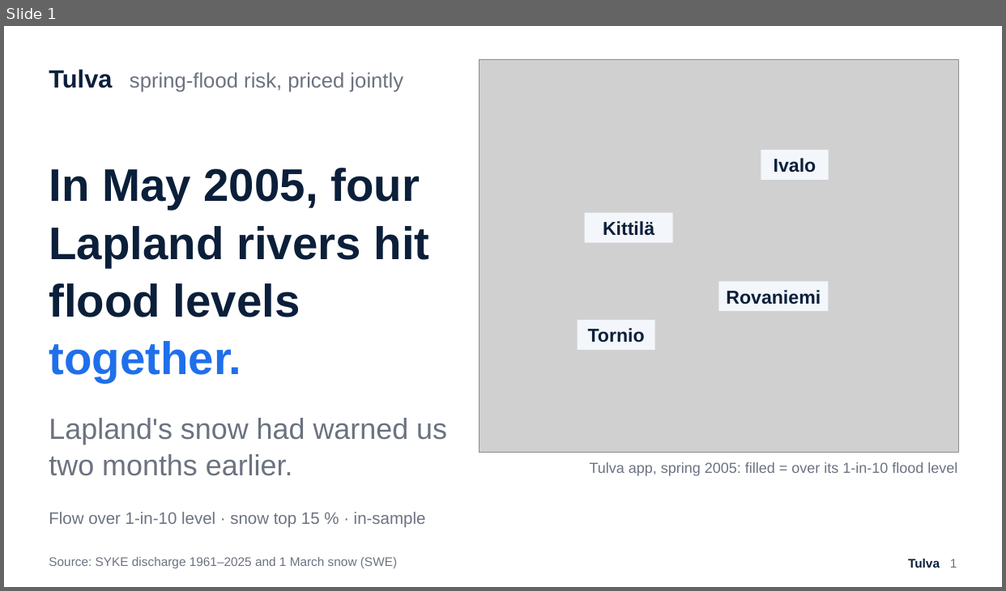
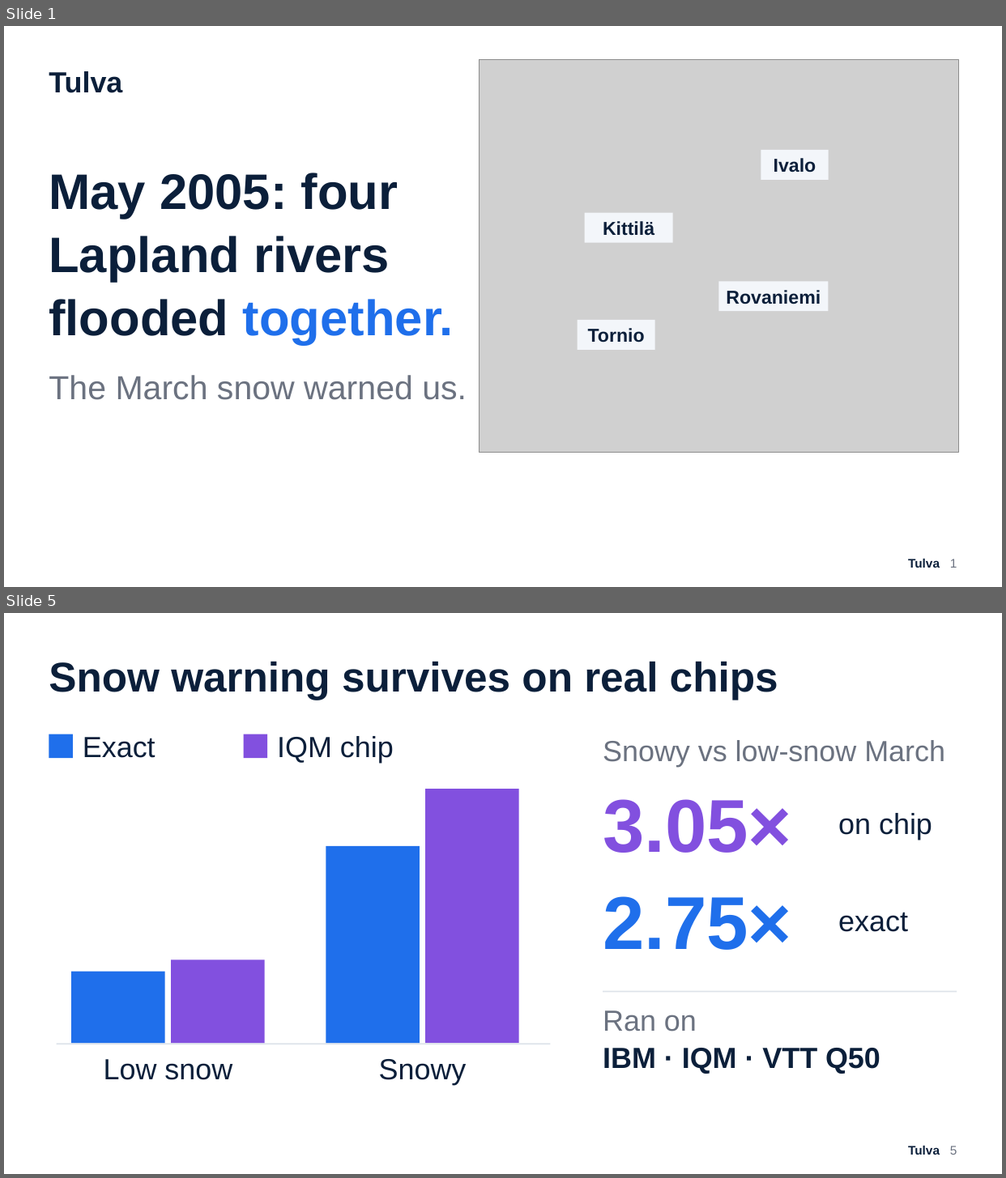
Before and after one commit to Zawaer/tulva, a slide deck: deck/Tulva_QxF2026.pptx. Shown one above the other, each under a label of ours: slide 1 before the commit, slides 1 and 5 after it; the slides between them are not shown. The pictures are 1006x591 and 1006x1178 pixels, drawn with LibreOffice and Linux fonts; fonts in the diff are those of the drawing; grey boxes stand for pictures. Boxes give left, top, right and bottom in pixels: in the first picture for what was removed or moved away, otherwise in the second. Text is boxed around its words. In the diff, an @@ line names an element or a change of style, - is before the commit and + after.

```diff
--- a/deck/Tulva_QxF2026.pptx
+++ b/deck/Tulva_QxF2026.pptx
@@ slide 5 added at [4, 613, 1002, 1174], background #FFFFFF @@
@@ text added at [49, 661, 778, 700], 40 pt, text #0B1F3A, bold @@
+Snow warning survives on real chips
@@ rectangle added at [49, 735, 73, 758], fill #1F6FEB @@
@@ text added at [83, 737, 155, 758], 28 pt, text #0B1F3A @@
+Exact
@@ rectangle added at [244, 735, 267, 758], fill #8250DF @@
@@ text added at [277, 736, 394, 763], 28 pt, text #0B1F3A @@
+IQM chip
@@ text added at [603, 740, 945, 767], 28 pt, text #6B7280 @@
+Snowy vs low-snow March
@@ rectangle added at [425, 789, 519, 1043], fill #8250DF @@
@@ text added at [603, 799, 792, 853], 72 pt, text #8250DF, bold @@
+3.05×
@@ text added at [838, 813, 932, 840], 28 pt, text #0B1F3A @@
+on chip
@@ rectangle added at [326, 846, 420, 1043], fill #1F6FEB @@
@@ text added at [603, 897, 792, 950], 72 pt, text #1F6FEB, bold @@
+2.75×
@@ text added at [838, 912, 908, 932], 28 pt, text #0B1F3A @@
+exact
@@ rectangle added at [71, 972, 165, 1043], fill #1F6FEB @@
@@ rectangle added at [171, 960, 265, 1043], fill #8250DF @@
@@ rectangle added at [603, 991, 957, 993], fill #DDE3EA @@
@@ text added at [603, 1011, 697, 1032], 28 pt, text #6B7280 @@
+Ran on
@@ rectangle added at [57, 1043, 551, 1045], fill #DDE3EA @@
@@ text added at [603, 1048, 880, 1074], 28 pt, text #0B1F3A, bold @@
+IBM · IQM · VTT Q50
@@ text added at [104, 1059, 232, 1080], 28 pt, text #0B1F3A @@
+Low snow
@@ text added at [379, 1059, 467, 1085], 28 pt, text #0B1F3A @@
+Snowy
@@ text added at [908, 1146, 957, 1155], 12 pt, text #0B1F3A, bold @@
+Tulva 5
@@ slide 1 changed as well @@
@@ text at [49, 71, 122, 93]: text changed; size 20 to 28 pt; text colour #6B7280 to #0B1F3A; bold on @@
-Tulva spring-flood risk, priced jointly
+Tulva
@@ text at [49, 173, 454, 344]: text changed; size 44 to 48 pt; text colour #6B7280 to #0B1F3A; bold on @@
-In May 2005, four Lapland rivers hit flood levels together.
-Lapland's snow had warned us two months earlier.
-Flow over 1-in-10 level · snow top 15 % · in-sample
+May 2005: four Lapland rivers flooded together.
@@ text added at [49, 375, 467, 400], 32 pt, text #6B7280 @@
+The March snow warned us.
@@ text removed at [590, 463, 957, 476] @@
-Tulva app, spring 2005: filled = over its 1-in-10 flood level
@@ text removed at [49, 557, 397, 569] @@
-Source: SYKE discharge 1961–2025 and 1 March snow (SWE)
```
Also in this commit, not shown: 6 other slides changed, 3 other slides added, 2 slides removed, 19 other files.
